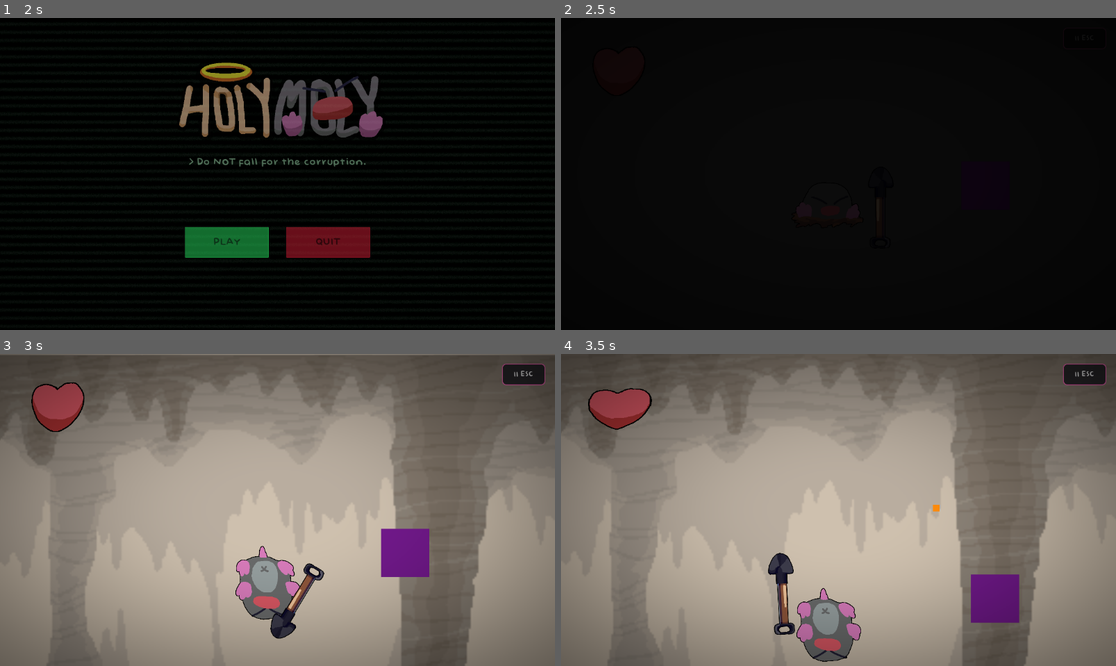
Above: before the commit, frames 1-4 (two rows, left to right).
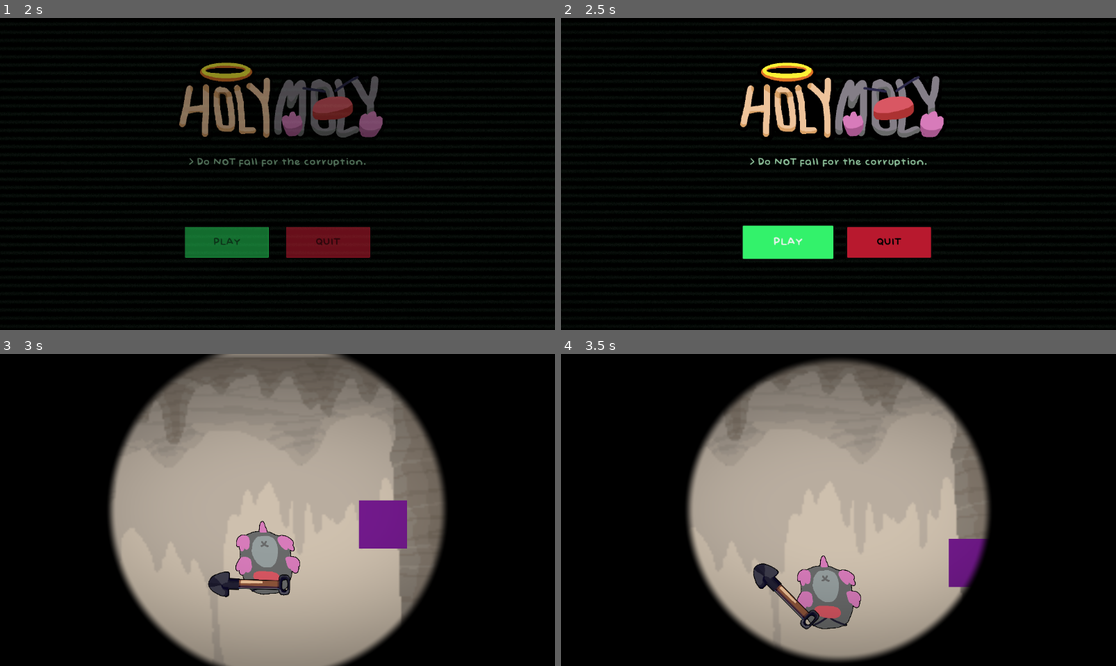
Above: after the commit, the same moments.

Repository: Geofoods/Holy-Moly
Game: Godot game, scene res://scenes/intro.tscn
Two runs of this game, one before a commit and one after it. Both use one fixed random seed, a clock stepped at 60 frames per second and the inputs below.
Inputs (mouse positions are in pixels of both pictures, inside the frame that each line leads up to):
- Up to frame 1 (2 s): tap Enter (ui_accept) at 0.5, 0.77, 1.52 s; move the mouse to (399, 158) at 0.52 s; hold Right (ui_right) from 0.53 s (still down); tap Alt at 0.6 s; click (399, 158) at 0.67 s; move the mouse to (166, 189) at 1.27 s; tap Shift at 1.35 s
- Up to frame 2 (2.5 s): release Right (ui_right) at 2 s; click "PLAY" at 2 s
- Up to frame 3 (3 s): click (227, 578) at 2.75 s, where only the run after the commit has a clickable "PLAY"
- Up to frame 4 (3.5 s): no input

Frame 1 is identical in both runs. In frame 2, 7.9% of the frame differs, in the area x 32-69%, y 14-78%; in frame 3, 57%; in frame 4, 65%, in the area x 0-100%, y 0-100%.

Commit message:
circle transition

Diff:
--- a/scripts/scene_transition.gd
+++ b/scripts/scene_transition.gd
@@ -2,14 +2,27 @@
 
 @onready var rect: ColorRect = $ColorRect
 
+var _shader_material: ShaderMaterial
+
+func _ready() -> void:
+	var shader := preload("res://shaders/circle_wipe.gdshader")
+	_shader_material = ShaderMaterial.new()
+	_shader_material.shader = shader
+	_shader_material.set_shader_parameter("progress", 0.0)
+	rect.material = _shader_material
+	rect.modulate.a = 1.0
+
 func change_to(path: String) -> void:
-	rect.modulate.a = 0.0
+	_shader_material.set_shader_parameter("progress", 0.0)
 	var tween := create_tween()
-	tween.tween_property(rect, "modulate:a", 1.0, 0.4).set_ease(Tween.EASE_IN).set_trans(Tween.TRANS_CUBIC)
+	tween.tween_method(_set_progress, 0.0, 1.0, 0.8).set_ease(Tween.EASE_IN).set_trans(Tween.TRANS_CUBIC)
 	await tween.finished
 	get_tree().change_scene_to_file(path)
 	await get_tree().process_frame
 	tween = create_tween()
-	tween.tween_property(rect, "modulate:a", 0.0, 0.4).set_ease(Tween.EASE_OUT).set_trans(Tween.TRANS_CUBIC)
+	tween.tween_method(_set_progress, 1.0, 0.0, 0.8).set_ease(Tween.EASE_OUT).set_trans(Tween.TRANS_CUBIC)
 	await tween.finished
 	queue_free()
+
+func _set_progress(value: float) -> void:
+	_shader_material.set_shader_parameter("progress", value)
--- /dev/null
+++ b/shaders/circle_wipe.gdshader
@@ -0,0 +1,14 @@
+shader_type canvas_item;
+
+uniform float progress : hint_range(0.0, 1.0) = 0.0;
+uniform float smoothness : hint_range(0.0, 0.1) = 0.02;
+uniform vec2 center = vec2(0.5, 0.5);
+
+void fragment() {
+	vec2 aspect = vec2(1.0, SCREEN_PIXEL_SIZE.x / SCREEN_PIXEL_SIZE.y);
+	float dist = distance(UV * aspect, center * aspect);
+	float max_dist = distance(vec2(0.0, 0.0) * aspect, vec2(0.5, 0.5) * aspect);
+	float radius = (1.0 - progress) * max_dist * 1.2;
+	float alpha = smoothstep(radius, radius + smoothness, dist);
+	COLOR = vec4(0.0, 0.0, 0.0, alpha);
+}
Not shown, added: shaders/circle_wipe.gdshader.uid
